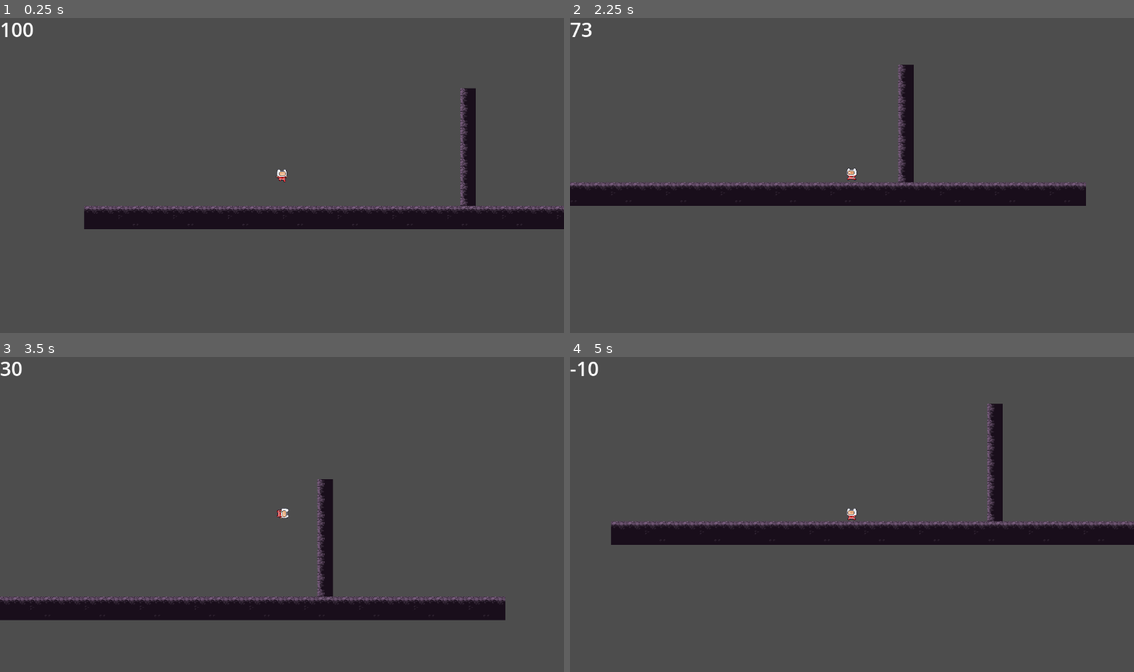
Above: before the commit, frames 1-4 (two rows, left to right).
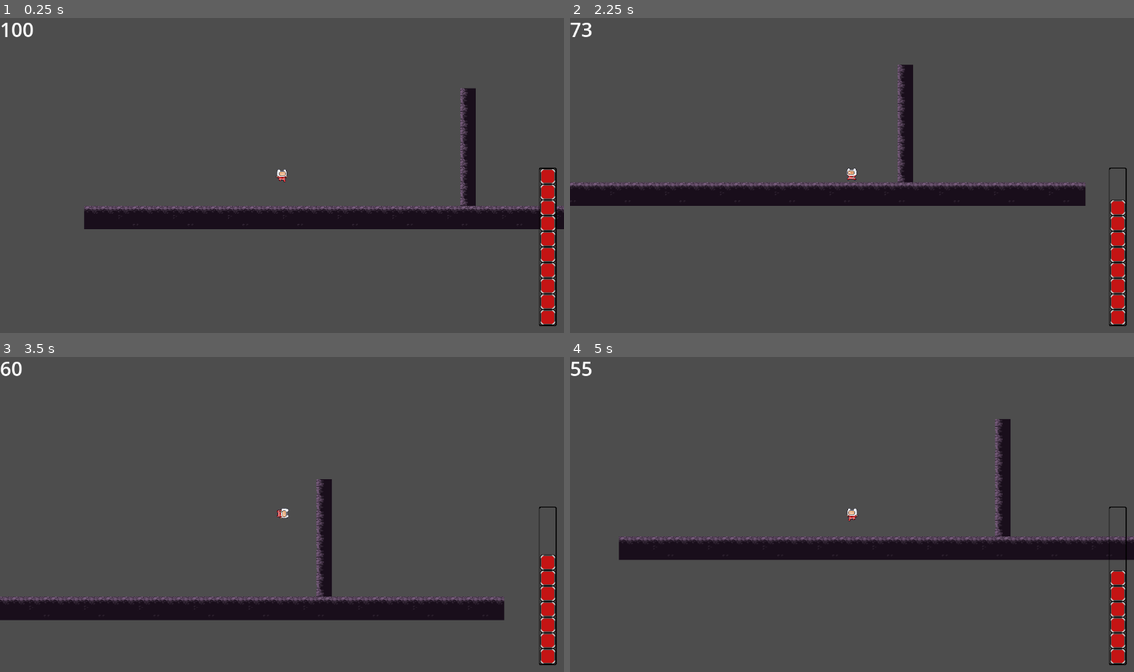
Above: after the commit, the same moments.

Repository: Kirb54/gwj-73
Game: Godot game, scene res://test_level.tscn
Two runs of this game, one before a commit and one after it. Both use one fixed random seed, a clock stepped at 60 frames per second and the inputs below. The project has no main scene, so this scene is started directly.
Inputs (mouse positions are in pixels of both pictures, inside the frame that each line leads up to):
- Up to frame 1 (0.25 s): no input
- Up to frame 2 (2.25 s): tap Enter (ui_accept) at 0.5, 0.77, 1.52 s; move the mouse to (976, 159) at 0.52 s; hold Right (ui_right) 0.53-2.03 s; click (976, 159) at 0.6 s; move the mouse to (739, 191) at 1.27 s; click (739, 191) at 1.35 s; move the mouse to (908, 106) at 2.02 s; hold Left (ui_left) from 2.03 s (still down); click (908, 106) at 2.1 s
- Up to frame 3 (3.5 s): move the mouse to (253, 577) at 2.77 s; release Left (ui_left) at 2.78 s; hold Right (ui_right) from 2.78 s (still down); click (253, 577) at 2.85 s; tap Enter (ui_accept) at 3.02 s
- Up to frame 4 (5 s): move the mouse to (1021, 561) at 3.52 s; click (1021, 561) at 3.6 s; tap Enter (ui_accept) at 3.77, 4.52 s; move the mouse to (682, 467) at 4.27 s; release Right (ui_right) at 4.28 s; hold Left (ui_left) from 4.28 s (still down); click (682, 467) at 4.35 s

The runs differ from the first frame. In frame 1, 1.4% of the frame differs, in the area x 95-99%, y 47-98%; in frame 2, 1.5%; in frame 3, 1.6%; in frame 4, 12%, in the area x 0-100%, y 1-98%.

Commit message:
added gui for fuse

Diff:
--- a/global.gd
+++ b/global.gd
@@ -4,8 +4,9 @@
 var boosts = 1
 var explostr = 1200
 var fuseval = 100
-
+var explocost = 10
 func reset():
 	boosts = 1
 	explostr = 300
 	fuseval = 10
+	explocost = 10
--- a/hud.gd
+++ b/hud.gd
@@ -2,13 +2,26 @@
 
 @onready var fuselabel = $Label
 @onready var regenwait = $regenwait
+@onready var fusetick1 = $FuseTick
+@onready var fusetick2 = $FuseTick2
+@onready var fusetick3 = $FuseTick3
+@onready var fusetick4 = $FuseTick4
+@onready var fusetick5 = $FuseTick5
+@onready var fusetick6 = $FuseTick6
+@onready var fusetick7 = $FuseTick7
+@onready var fusetick8 = $FuseTick8
+@onready var fusetick9 = $FuseTick9
+@onready var fusetick10 = $FuseTick10
 
 
-var fuseval = gb.fuseval
+
+
+
+var fuseval = 100
 var fusedrained = false
-var newfuseval = gb.fuseval
+var newfuseval = 100
 var regenfuse = true
-
+var explocost = gb.explocost
 
 func _ready():
 	pass # Replace with function body.
@@ -19,6 +32,7 @@
 	fuselabel.text = str(int(fuseval))
 	drainfuse()
 	gainfuse()
+	updatebar()
 
 
 func _on_player_exploded():
@@ -37,8 +51,51 @@
 
 func gainfuse():
 	if regenfuse:
-		fuseval = move_toward(fuseval,gb.fuseval,.3)
-		newfuseval = move_toward(fuseval,gb.fuseval,.3)
+		fuseval = move_toward(fuseval,100,.3)
+		newfuseval = move_toward(fuseval,100,.3)
 
 func _on_regenwait_timeout():
 	regenfuse = true
+
+
+func updatebar():
+	if fuseval < 90:
+		fusetick10.hide()
+	else:
+		fusetick10.show()
+	if fuseval < 80:
+		fusetick9.hide()
+	else:
+		fusetick9.show()
+	if fuseval < 70:
+		fusetick8.hide()
+	else:
+		fusetick8.show()
+	if fuseval < 60:
+		fusetick7.hide()
+	else:
+		fusetick7.show()
+	if fuseval < 50:
+		fusetick6.hide()
+	else:
+		fusetick6.show()
+	if fuseval < 40:
+		fusetick5.hide()
+	else:
+		fusetick5.show()
+	if fuseval < 30:
+		fusetick4.hide()
+	else:
+		fusetick4.show()
+	if fuseval < 20:
+		fusetick3.hide()
+	else:
+		fusetick3.show()
+	if fuseval < 10:
+		fusetick2.hide()
+	else:
+		fusetick2.show()
+	if fuseval < 0:
+		fusetick1.hide()
+	else:
+		fusetick1.show()
--- a/hud.tscn
+++ b/hud.tscn
@@ -1,6 +1,8 @@
-[gd_scene load_steps=2 format=3 uid="uid://7e7cw06s1qkj"]
+[gd_scene load_steps=4 format=3 uid="uid://7e7cw06s1qkj"]
 
 [ext_resource type="Script" path="res://hud.gd" id="1_d3b6y"]
+[ext_resource type="Texture2D" uid="uid://bw0bmyx52rj5q" path="res://assets/fuse bar.png" id="2_fekw2"]
+[ext_resource type="Texture2D" uid="uid://3gbymy26v0vy" path="res://assets/fuse tick.png" id="3_1o62a"]
 
 [node name="hud" type="CanvasLayer"]
 script = ExtResource("1_d3b6y")
@@ -14,4 +16,60 @@
 [node name="regenwait" type="Timer" parent="."]
 one_shot = true
 
+[node name="FuseBar" type="Sprite2D" parent="."]
+texture_filter = 1
+position = Vector2(1119, 472)
+scale = Vector2(0.749999, 1.0125)
+texture = ExtResource("2_fekw2")
+
+[node name="FuseTick" type="Sprite2D" parent="."]
+texture_filter = 1
+position = Vector2(1119, 616)
+texture = ExtResource("3_1o62a")
+
+[node name="FuseTick2" type="Sprite2D" parent="."]
+texture_filter = 1
+position = Vector2(1119, 584)
+texture = ExtResource("3_1o62a")
+
+[node name="FuseTick3" type="Sprite2D" parent="."]
+texture_filter = 1
+position = Vector2(1119, 552)
+texture = ExtResource("3_1o62a")
+
+[node name="FuseTick4" type="Sprite2D" parent="."]
+texture_filter = 1
+position = Vector2(1119, 520)
+texture = ExtResource("3_1o62a")
+
+[node name="FuseTick5" type="Sprite2D" parent="."]
+texture_filter = 1
+position = Vector2(1119, 488)
+texture = ExtResource("3_1o62a")
+
+[node name="FuseTick6" type="Sprite2D" parent="."]
+texture_filter = 1
+position = Vector2(1119, 456)
+texture = ExtResource("3_1o62a")
+
+[node name="FuseTick7" type="Sprite2D" parent="."]
+texture_filter = 1
+position = Vector2(1119, 424)
+texture = ExtResource("3_1o62a")
+
+[node name="FuseTick8" type="Sprite2D" parent="."]
+texture_filter = 1
+position = Vector2(1119, 392)
+texture = ExtResource("3_1o62a")
+
+[node name="FuseTick9" type="Sprite2D" parent="."]
+texture_filter = 1
+position = Vector2(1119, 360)
+texture = ExtResource("3_1o62a")
+
+[node name="FuseTick10" type="Sprite2D" parent="."]
+texture_filter = 1
+position = Vector2(1119, 328)
+texture = ExtResource("3_1o62a")
+
 [connection signal="timeout" from="regenwait" to="." method="_on_regenwait_timeout"]
--- a/player.gd
+++ b/player.gd
@@ -157,7 +157,7 @@
 
 
 func explode():
-	if Input.is_mouse_button_pressed(MOUSE_BUTTON_LEFT) and boosts > 0:
+	if Input.is_action_just_pressed('click') and boosts > 0:
 		boosts -= 1
 		var angle = get_global_mouse_position()
 		var diffrence = Vector2(global_position - angle)
--- a/project.godot
+++ b/project.godot
@@ -52,6 +52,11 @@
 , Object(InputEventKey,"resource_local_to_scene":false,"resource_name":"","device":-1,"window_id":0,"alt_pressed":false,"shift_pressed":false,"ctrl_pressed":false,"meta_pressed":false,"pressed":false,"keycode":0,"physical_keycode":83,"key_label":0,"unicode":115,"echo":false,"script":null)
 ]
 }
+click={
+"deadzone": 0.5,
+"events": [Object(InputEventMouseButton,"resource_local_to_scene":false,"resource_name":"","device":-1,"window_id":0,"alt_pressed":false,"shift_pressed":false,"ctrl_pressed":false,"meta_pressed":false,"button_mask":0,"position":Vector2(0, 0),"global_position":Vector2(0, 0),"factor":1.0,"button_index":1,"canceled":false,"pressed":false,"double_click":false,"script":null)
+]
+}
 
 [rendering]
 
Binary file added: assets/fuse bar.png
Not shown, added: assets/fuse bar.png.import
Binary file added: assets/fuse tick.png
Not shown, added: assets/fuse tick.png.import
